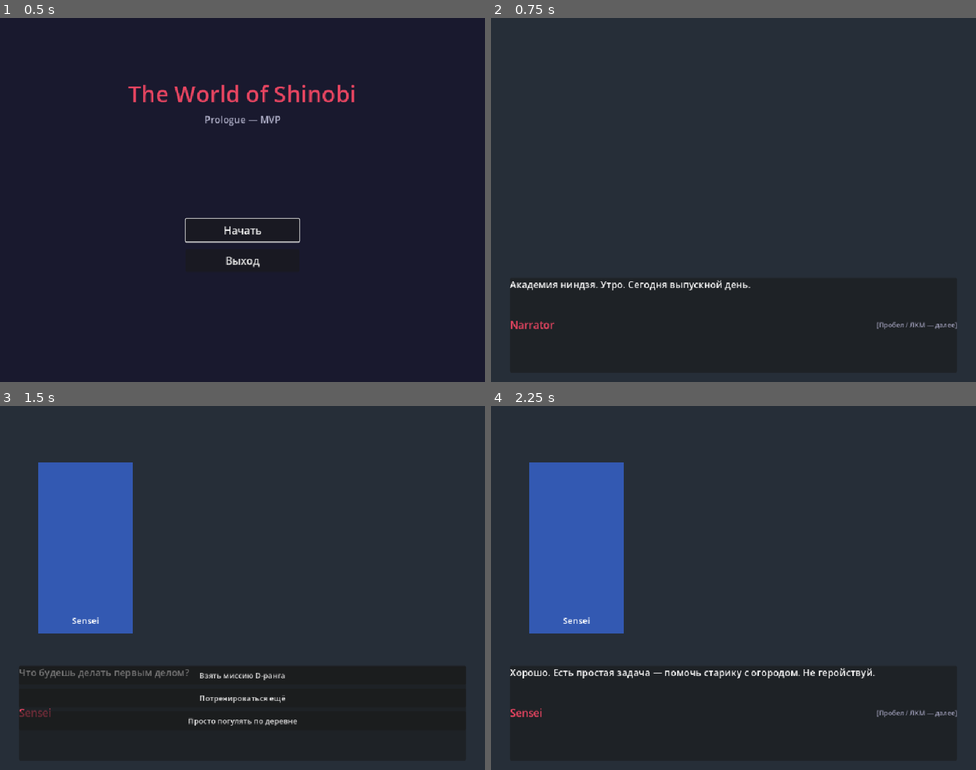
Above: before the commit, frames 1-4 (two rows, left to right).
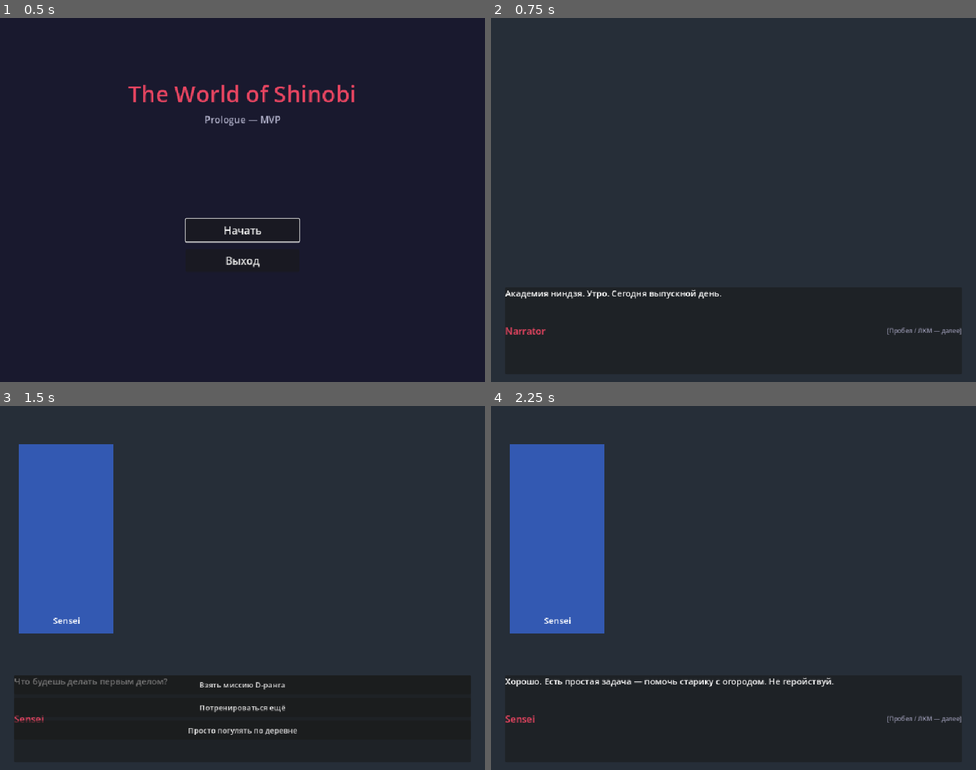
Above: after the commit, the same moments.

Repository: 68erbium/The_world_of_Shinobi
Game: Godot game, scene res://scenes/main_menu.tscn
Same seed, same stepped clock (60 frames per second), same inputs: the game is played once before the commit and once after it.
Inputs (mouse positions are in pixels of both pictures, inside the frame that each line leads up to):
- Up to frame 1 (0.5 s): no input
- Up to frame 2 (0.75 s): click "Начать" at 0.5 s
- Up to frame 3 (1.5 s): tap Enter at 1.25, 1.35 s; move the mouse to (349, 569) at 1.27 s; click (349, 569) at 1.42 s
- Up to frame 4 (2.25 s): tap Space at 1.52 s; click "Взять миссию D-ранга" at 2 s

Frame 1 is identical in both runs. In frame 2, 1.4% of the frame differs, in the area x 2-97%, y 72-88%; in frame 3, 8.6%, in the area x 3-97%, y 10-92%; in frame 4, 6.6%.

Commit message:
Adjust layout for 1024x768 resolution

Diff:
--- a/scenes/vn_scene.tscn
+++ b/scenes/vn_scene.tscn
@@ -32,9 +32,9 @@
 [node name="LeftChar" type="ColorRect" parent="Characters"]
 visible = false
 layout_mode = 0
-offset_left = 80.0
-offset_top = 120.0
-offset_right = 280.0
+offset_left = 40.0
+offset_top = 80.0
+offset_right = 240.0
 offset_bottom = 480.0
 color = Color(0.2, 0.35, 0.7, 1)
 
@@ -59,9 +59,9 @@
 [node name="RightChar" type="ColorRect" parent="Characters"]
 visible = false
 layout_mode = 0
-offset_left = 1000.0
-offset_top = 120.0
-offset_right = 1200.0
+offset_left = 784.0
+offset_top = 80.0
+offset_right = 984.0
 offset_bottom = 480.0
 color = Color(0.7, 0.25, 0.3, 1)
 
@@ -89,23 +89,23 @@
 anchor_top = 1.0
 anchor_right = 1.0
 anchor_bottom = 1.0
-offset_left = 40.0
-offset_top = -220.0
-offset_right = -40.0
-offset_bottom = -20.0
+offset_left = 30.0
+offset_top = -200.0
+offset_right = -30.0
+offset_bottom = -16.0
 grow_horizontal = 2
 grow_vertical = 0
 
 [node name="NameLabel" type="Label" parent="DialogueBox"]
 layout_mode = 2
 theme_override_colors/font_color = Color(0.91, 0.27, 0.38, 1)
-theme_override_font_sizes/font_size = 22
+theme_override_font_sizes/font_size = 20
 text = "Speaker"
 
 [node name="TextLabel" type="RichTextLabel" parent="DialogueBox"]
-custom_minimum_size = Vector2(0, 80)
+custom_minimum_size = Vector2(0, 70)
 layout_mode = 2
-theme_override_font_sizes/normal_font_size = 20
+theme_override_font_sizes/normal_font_size = 18
 bbcode_enabled = true
 text = "Dialogue text goes here..."
 fit_content = true
@@ -117,6 +117,6 @@
 [node name="ContinueHint" type="Label" parent="DialogueBox"]
 layout_mode = 2
 theme_override_colors/font_color = Color(0.6, 0.6, 0.7, 1)
-theme_override_font_sizes/font_size = 14
+theme_override_font_sizes/font_size = 13
 text = "[Пробел / ЛКМ — далее]"
 horizontal_alignment = 2
